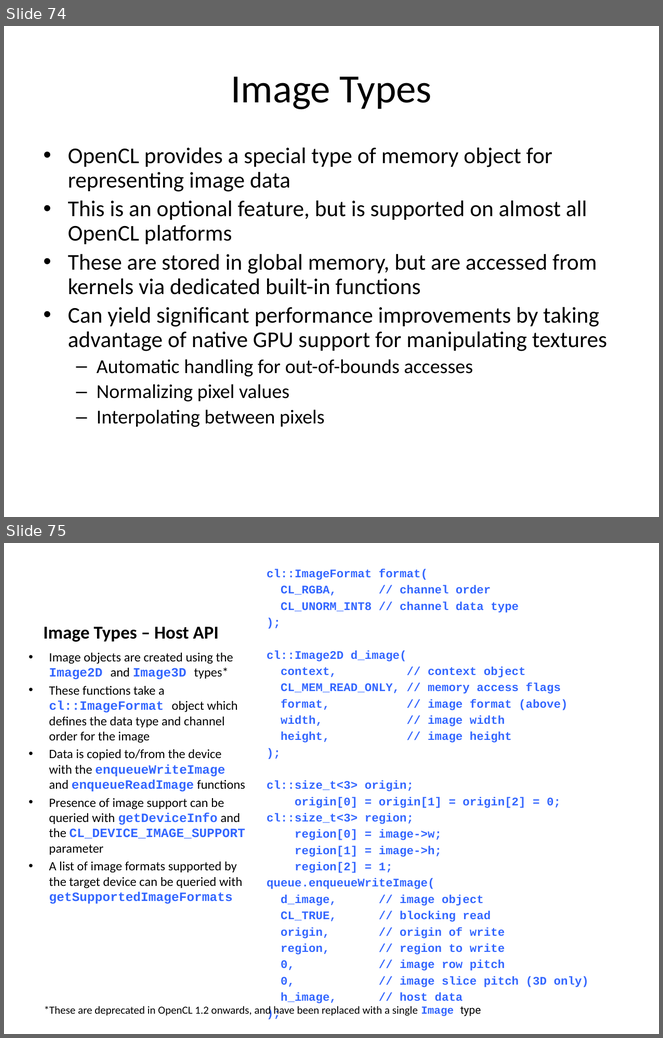
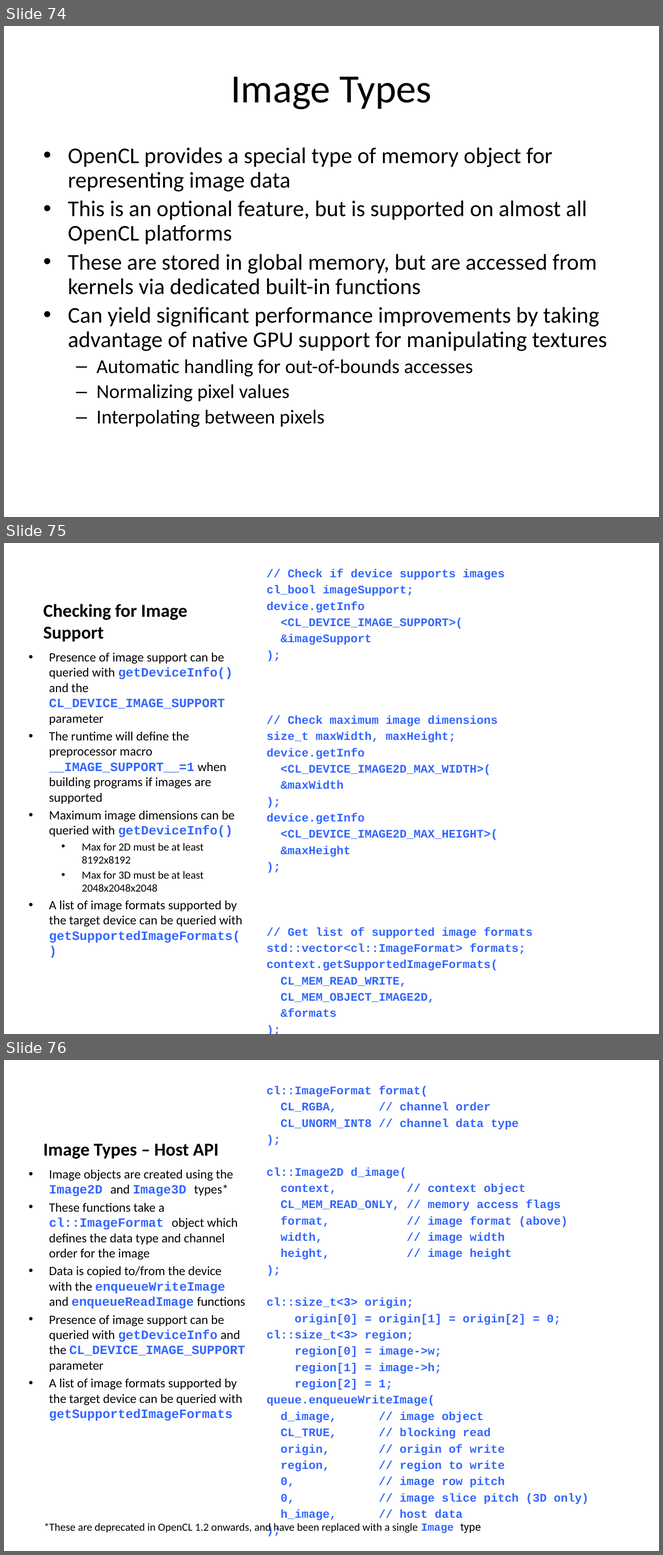
Before and after one commit to UoB-HPC/opencl-training-code, a slide deck: slides/advanced_part3.pptx. Shown one above the other, each under a label of ours: slides 74 and 75 before the commit, slides 74, 75 and 76 after it. The pictures are 663x1038 and 663x1555 pixels, drawn with LibreOffice and Linux fonts; fonts in the diff are those of the drawing. Boxes give left, top, right and bottom in pixels: in the first picture for what was removed or moved away, otherwise in the second. Text is boxed around its words. In the diff, an @@ line names an element or a change of style, - is before the commit and + after.

Commit message:
Re-added missing slide describing how to check for image support.

```diff
--- a/slides/advanced_part3.pptx
+++ b/slides/advanced_part3.pptx
@@ slide 75 added at bbox=[4, 543, 659, 1034], background #FFFFFF @@
@@ text added at bbox=[267, 569, 533, 987], 12.8 pt, text #3366FF, bold @@
+// Check if device supports images
+cl_bool imageSupport;
+device.getInfo
+<CL_DEVICE_IMAGE_SUPPORT>(
+&imageSupport
+);
+// Check maximum image dimensions
+size_t maxWidth, maxHeight;
+device.getInfo
+<CL_DEVICE_IMAGE2D_MAX_WIDTH>(
+&maxWidth
+);
+device.getInfo
+<CL_DEVICE_IMAGE2D_MAX_HEIGHT>(
+&maxHeight
+);
+// Get list of supported image formats
+std::vector<cl::ImageFormat> formats;
+context.getSupportedImageFormats(
+CL_MEM_READ_WRITE,
+CL_MEM_OBJECT_IMAGE2D,
+&formats
+);
@@ title added at bbox=[44, 604, 188, 642], 20 pt, text #000000, bold @@
+Checking for Image Support
@@ text added at bbox=[49, 653, 242, 943], 14 pt, text #000000 @@
+• Presence of image support can be queried with getDeviceInfo() and the CL_DEVICE_IMAGE_SUPPORT parameter
+• The runtime will define the preprocessor macro __IMAGE_SUPPORT__=1 when building programs if images are supported
+• Maximum image dimensions can be queried with getDeviceInfo()
+  • Max for 2D must be at least 8192x8192
+  • Max for 3D must be at least 2048x2048x2048
+• A list of image formats supported by the target device can be queried with getSupportedImageFormats()
@@ what was slide 75 is now slide 76 @@
```
